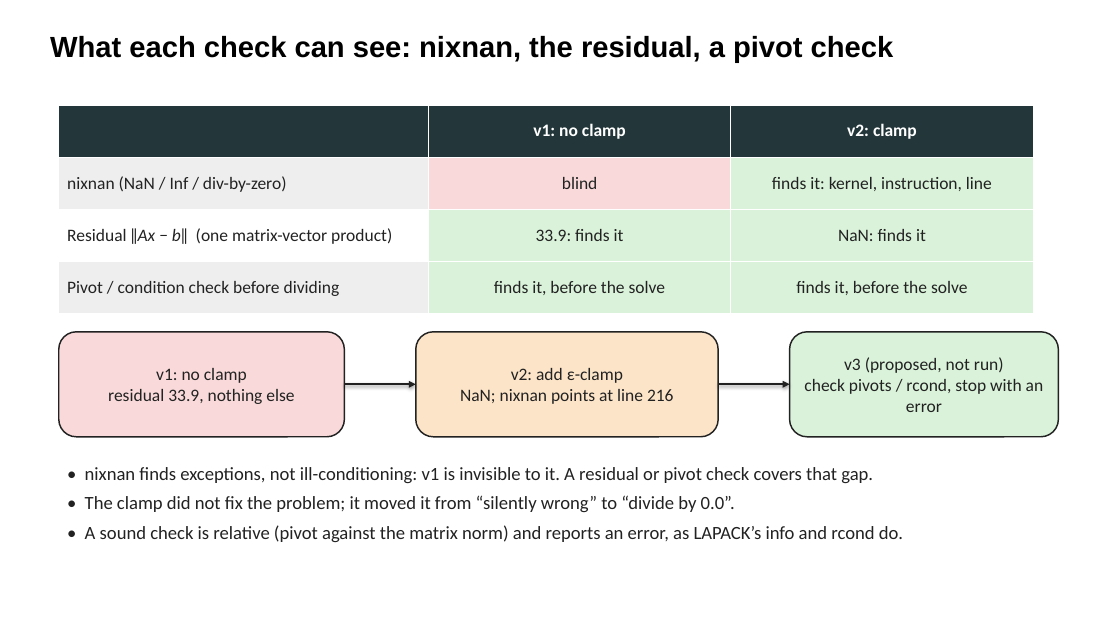
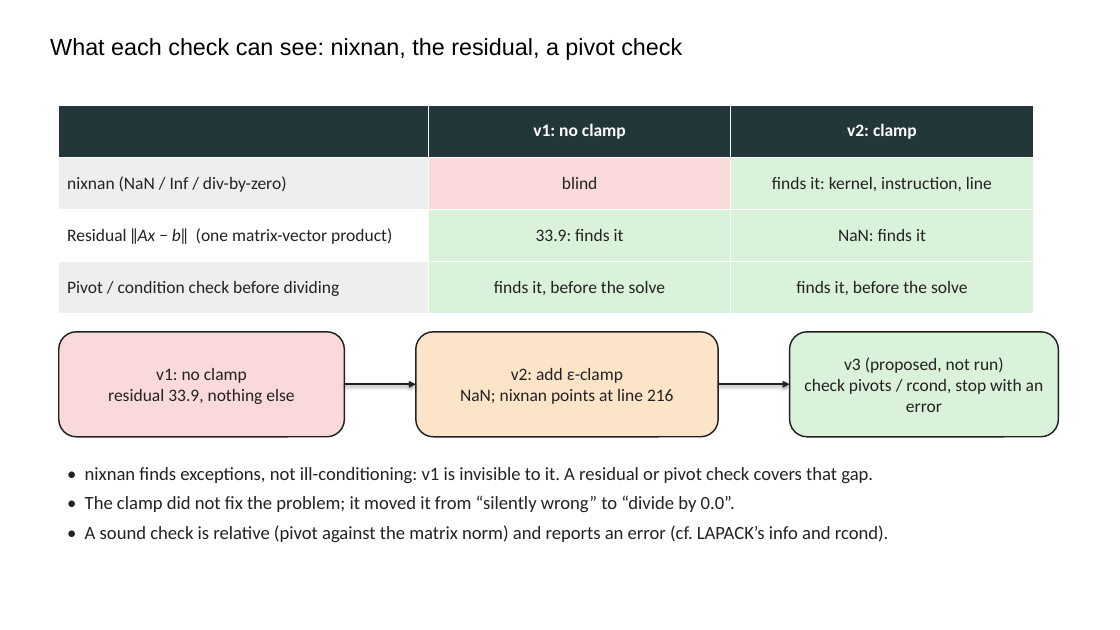
Before and after one commit to parfloat/SC26-Tutorial, a slide deck: slide 11 of lu_solve_gpu/LU_Slides.pptx. Drawn at 1120x630 pixels with LibreOffice and Linux fonts; fonts in the diff are those of the drawing. Boxes give left, top, right and bottom in pixels: in the first picture for what was removed or moved away, otherwise in the second. Text is boxed around its words. In the diff, an @@ line names an element or a change of style, - is before the commit and + after.

```diff
--- a/lu_solve_gpu/LU_Slides.pptx
+++ b/lu_solve_gpu/LU_Slides.pptx
@@ text "What each check can see: ..." at (50, 38, 682, 60): size 25 to 20 pt, bold off @@
@@ text at (85, 525, 889, 542): text changed @@
-• A sound check is relative (pivot against the matrix norm) and reports an error, as LAPACK’s info and rcond do.
+• A sound check is relative (pivot against the matrix norm) and reports an error (cf. LAPACK’s info and rcond).
```
Also in this commit, not shown: 16 other slides changed, 3 other files.
